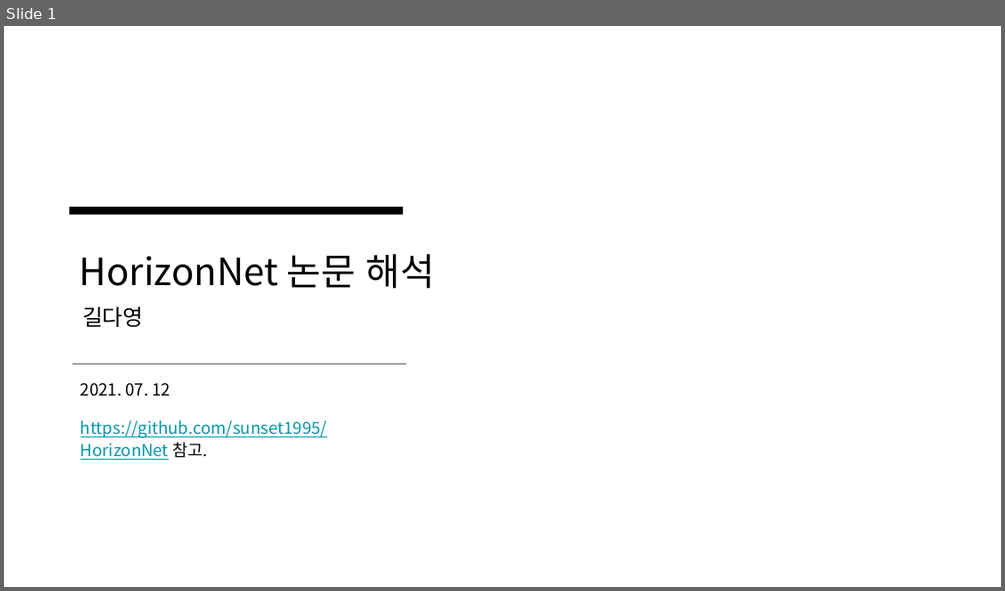
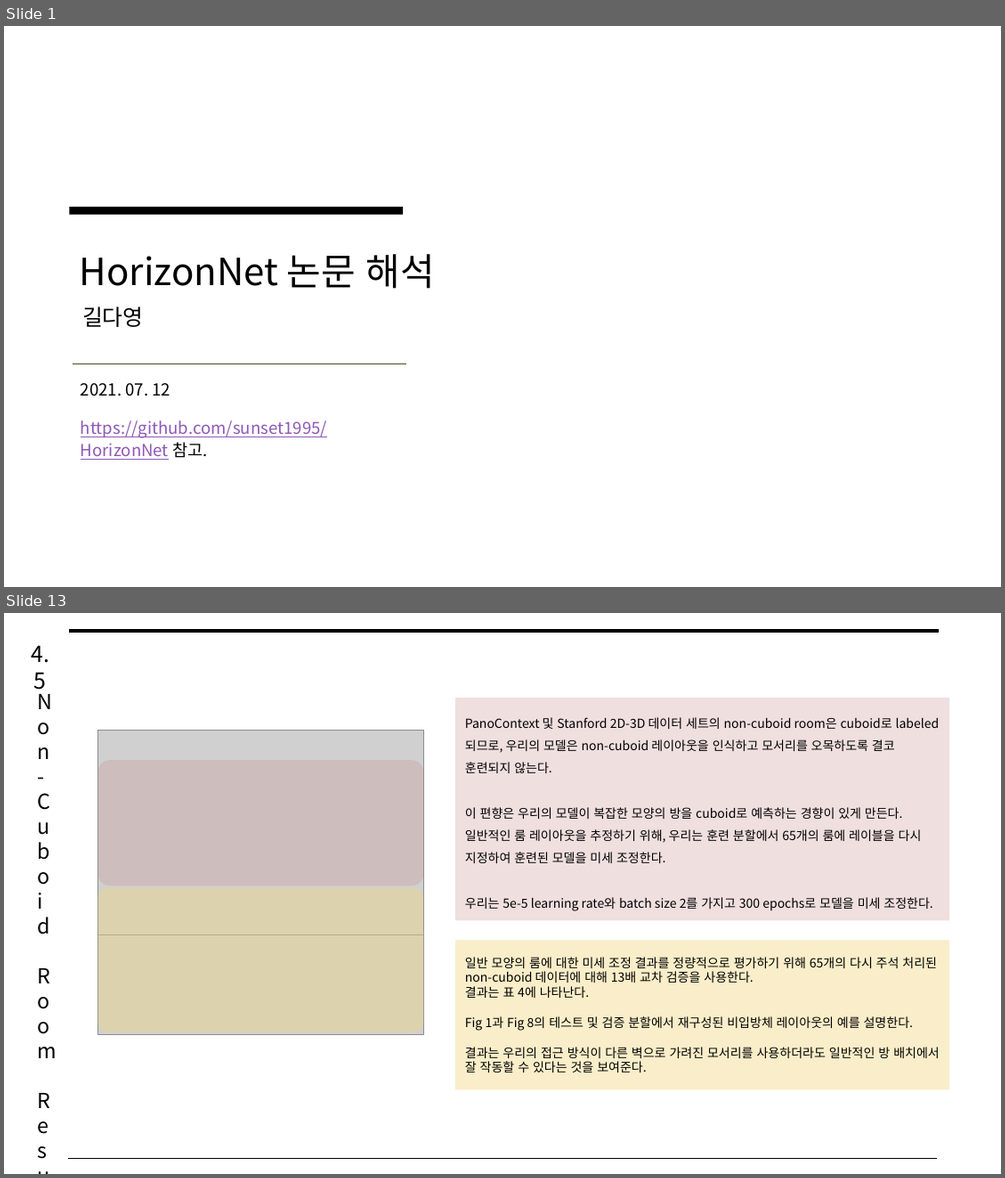
Before and after one commit to arittung/3D_Room_Layout_estimation, a slide deck: 관련 자료/HorizonNet 논문 해석.pptx. Shown one above the other, each under a label of ours: slide 1 before the commit, slides 1 and 13 after it; the slides between them are not shown. The pictures are 1005x591 and 1005x1178 pixels, drawn with LibreOffice and Linux fonts; fonts in the diff are those of the drawing; grey boxes stand for pictures. Boxes give left, top, right and bottom in pixels: in the first picture for what was removed or moved away, otherwise in the second. Text is boxed around its words. In the diff, an @@ line names an element or a change of style, - is before the commit and + after.

```diff
--- a/관련 자료/HorizonNet 논문 해석.pptx
+++ b/관련 자료/HorizonNet 논문 해석.pptx
@@ slide 13 added at <box>4,613,1001,1174</box>, background #FFFFFF @@
@@ line added from (69, 631) to (938, 631), #000000 3 pt @@
@@ text added at <box>31,645,49,690</box>, 16 pt, text #000000 @@
+4.5
@@ text added at <box>27,679,54,1143</box>, 15 pt, text #000000 @@
+Non-Cuboid Room Results
@@ rectangle added at <box>455,698,950,920</box>, fill #CA8A8B at 27% opacity, 9 pt, text #000000 @@
+PanoContext 및 Stanford 2D-3D 데이터 세트의 non-cuboid room은 cuboid로 labeled되므로, 우리의 모델은 non-cuboid 레이아웃을 인식하고 모서리를 오목하도록 결코 훈련되지 않는다.
+이 편향은 우리의 모델이 복잡한 모양의 방을 cuboid로 예측하는 경향이 있게 만든다.
+일반적인 룸 레이아웃을 추정하기 위해, 우리는 훈련 분할에서 65개의 룸에 레이블을 다시 지정하여 훈련된 모델을 미세 조정한다.
+우리는 5e-5 learning rate와 batch size 2를 가지고 300 epochs로 모델을 미세 조정한다.
@@ picture added at <box>97,730,422,940</box> @@
@@ rounded rectangle added at <box>97,761,422,886</box>, fill #CA8A8B at 27% opacity @@
@@ rounded rectangle added at <box>97,887,422,1031</box>, fill #F1D77F at 42% opacity @@
@@ picture added at <box>97,935,422,1035</box> @@
@@ rectangle added at <box>455,940,950,1089</box>, fill #F1D77F at 42% opacity, 9 pt, text #000000 @@
+일반 모양의 룸에 대한 미세 조정 결과를 정량적으로 평가하기 위해 65개의 다시 주석 처리된 non-cuboid 데이터에 대해 13배 교차 검증을 사용한다.
+결과는 표 4에 나타난다.
+Fig 1과 Fig 8의 테스트 및 검증 분할에서 재구성된 비입방체 레이아웃의 예를 설명한다.
+결과는 우리의 접근 방식이 다른 벽으로 가려진 모서리를 사용하더라도 일반적인 방 배치에서 잘 작동할 수 있다는 것을 보여준다.
@@ line added from (68, 1159) to (937, 1159), #000000 0.75 pt @@
@@ slide 1 changed as well @@
@@ line (73, 364) - (405, 364): stroke #595959 0.75 pt to #444D26 0.75 pt @@
@@ text at <box>81,420,327,459</box>: text colour #0097A7 to #8E58B6 in "https://github.com/sunset1995/HorizonNet" @@
```
Also in this commit, not shown: 6 other slides changed, 7 other slides added, 1 other file.
